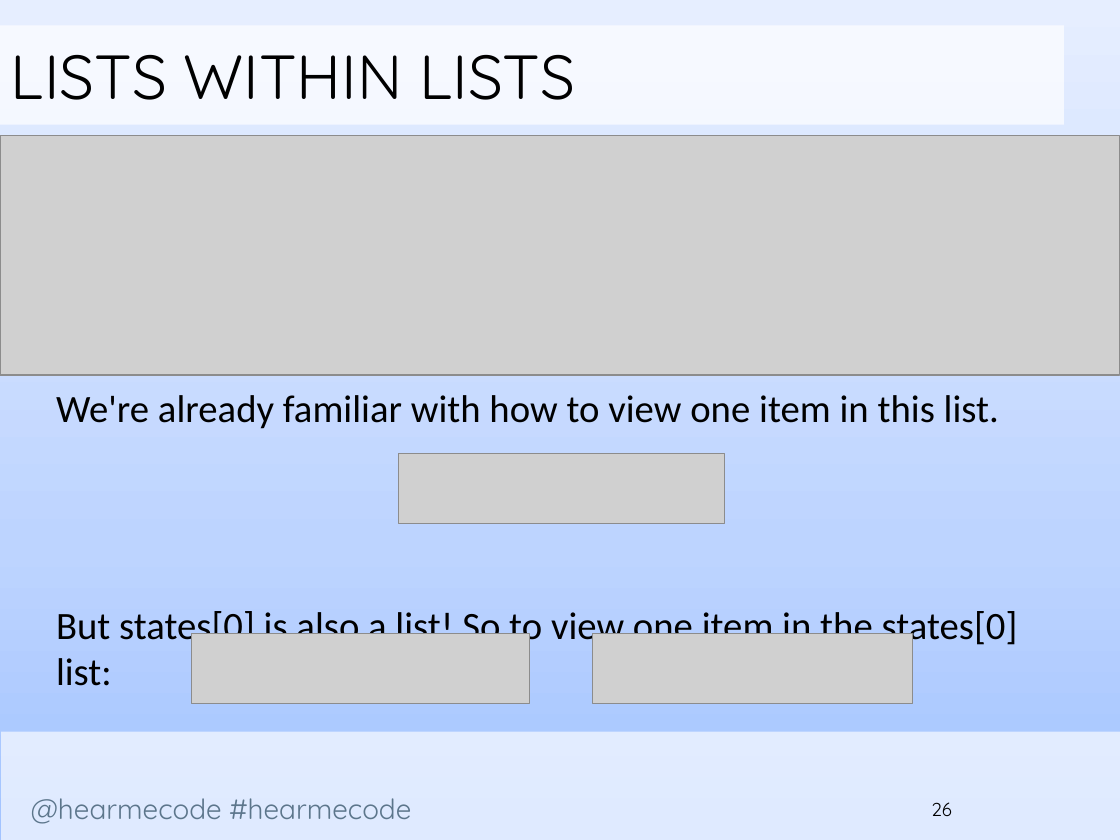
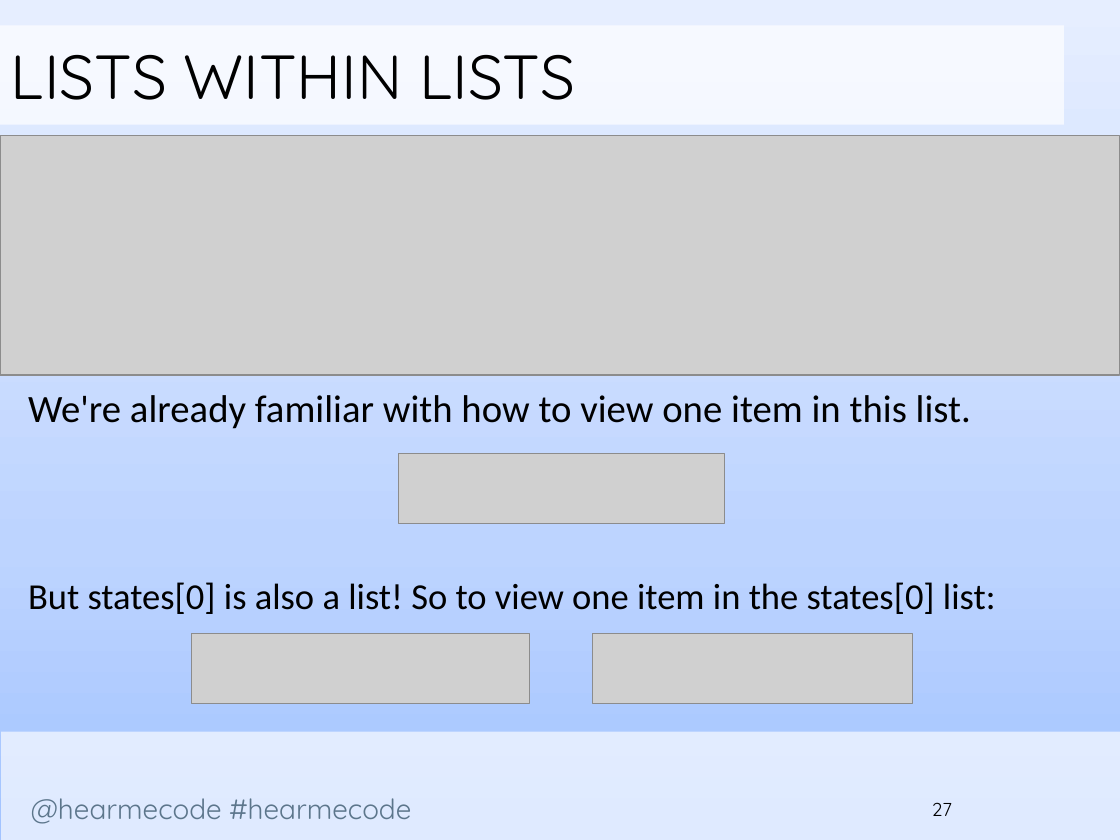
Before and after one commit to codelikeagirlcny/python-lessons-cny, a slide deck: slide 27 of slides/Lesson 3/Hear Me Code - File Handling and Dictionaries.pptx (slide 26 before the commit). Drawn at 1120x840 pixels with LibreOffice and Linux fonts; fonts in the diff are those of the drawing; grey boxes stand for pictures; background and template pictures are left out. Boxes give left, top, right and bottom in pixels: in the first picture for what was removed or moved away, otherwise in the second. Text is boxed around its words. In the diff, an @@ line names an element or a change of style, - is before the commit and + after.

```diff
--- a/slides/Lesson 3/Hear Me Code - File Handling and Dictionaries.pptx
+++ b/slides/Lesson 3/Hear Me Code - File Handling and Dictionaries.pptx
@@ text "We're already familiar with how ...": place and size @@
-text "We're already familiar with how ..." at [56, 395, 1018, 686]
+text "We're already familiar with how ..." at [28, 395, 996, 614]
@@ text at [28, 582, 996, 614]: size 25 to 23.5 pt in "But states[0] is also a list! So ..." @@
@@ page number at [932, 802, 952, 816]: text changed @@
-26
+27
```
Also in this commit, not shown: 23 other slides changed, 1 slide added, 1 other file.
